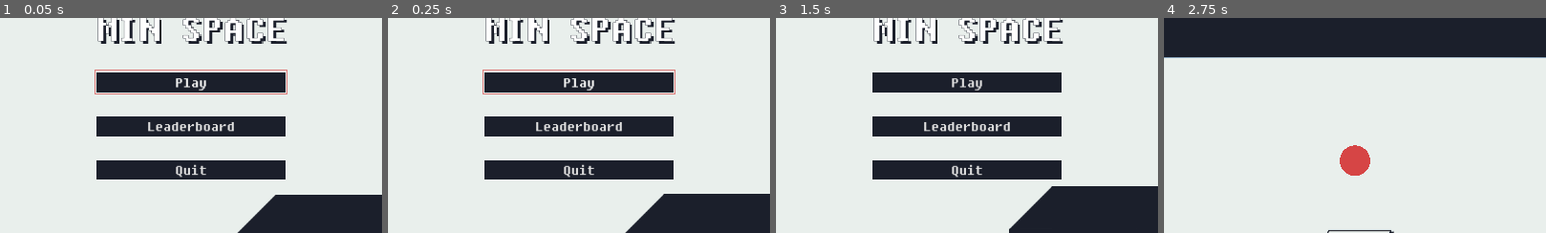
Above: before the commit, frames 1-4 (left to right).
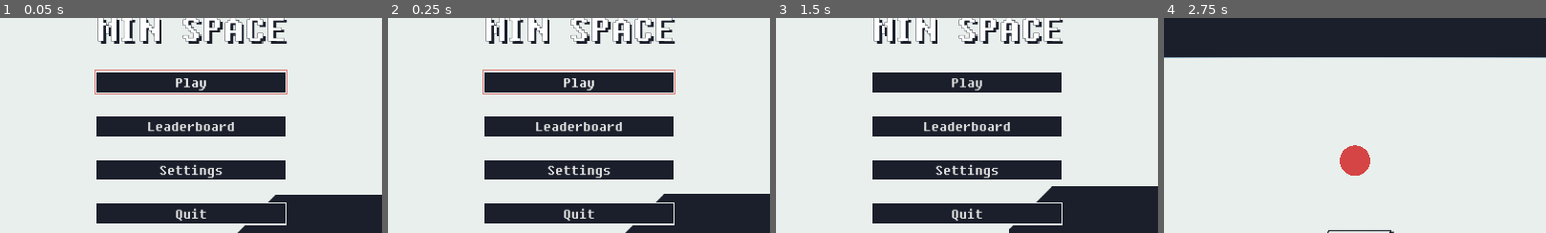
Above: after the commit, the same moments.

Repository: kagamiAL/CALHACKS_2024
Game: Godot game, scene res://scenes/Main/Main.tscn
Same seed, same stepped clock (60 frames per second), same inputs: the game is played once before the commit and once after it.
Inputs:
- Up to frame 1 (0.05 s): no input
- Up to frame 2 (0.25 s): no input
- Up to frame 3 (1.5 s): click "Leaderboard" (after the commit: "Settings") at 0.5 s; click "Back" at 1.25 s
- Up to frame 4 (2.75 s): click "Play" at 2 s
The pictures show only the part of the screen within x 25-75%, y 18-68%; the shares and areas given below are measured in that part.

The runs differ from the first frame. In frame 1, 4.4% of the frame differs, in the area x 25-75%, y 68-97%; in frame 2, 4.4%; in frame 3, 4.2%; in frame 4, nothing differs.

Commit message:
Add settings button

Diff:
--- a/scenes/Main/Main.tscn
+++ b/scenes/Main/Main.tscn
@@ -114,6 +114,13 @@
 text = "Leaderboard
 "
 
+[node name="Settings" type="Button" parent="CanvasLayer/VBoxContainer"]
+unique_name_in_owner = true
+layout_mode = 2
+theme_override_fonts/font = SubResource("SystemFont_8r0ef")
+theme_override_font_sizes/font_size = 24
+text = "Settings"
+
 [node name="Quit" type="Button" parent="CanvasLayer/VBoxContainer"]
 unique_name_in_owner = true
 layout_mode = 2
@@ -149,4 +156,5 @@
 
 [connection signal="pressed" from="CanvasLayer/VBoxContainer/Play" to="." method="_on_play_pressed"]
 [connection signal="pressed" from="CanvasLayer/VBoxContainer/Leaderboard" to="." method="_on_leaderboard_pressed"]
+[connection signal="pressed" from="CanvasLayer/VBoxContainer/Settings" to="." method="_on_leaderboard_pressed"]
 [connection signal="pressed" from="CanvasLayer/VBoxContainer/Quit" to="." method="_on_quit_pressed"]
